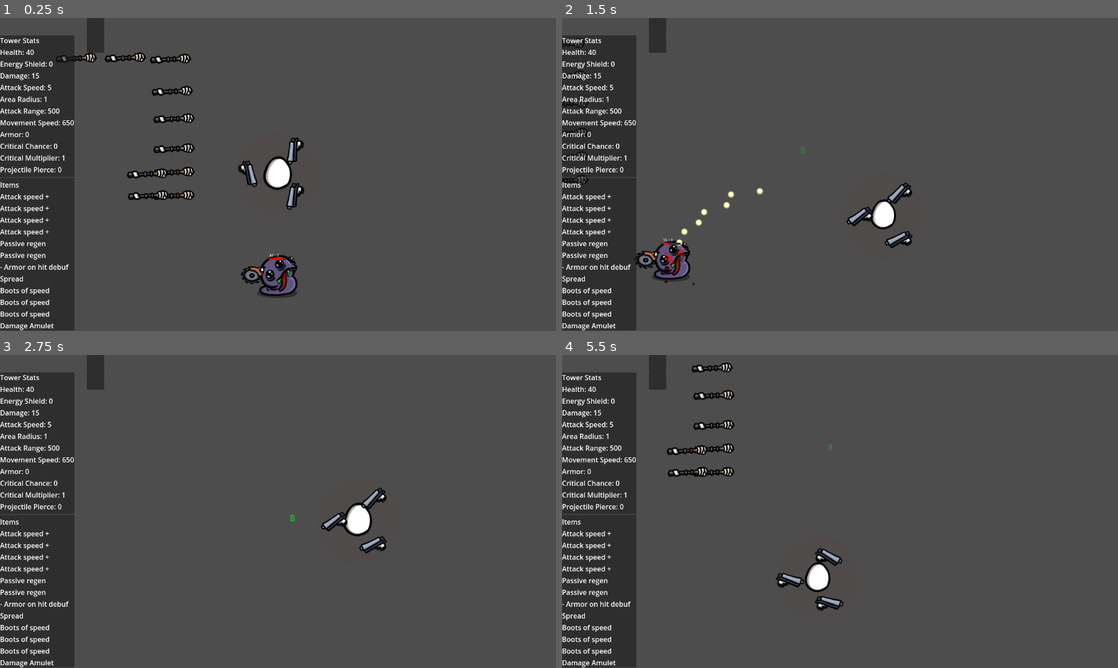
Above: before the commit, frames 1-4 (two rows, left to right).
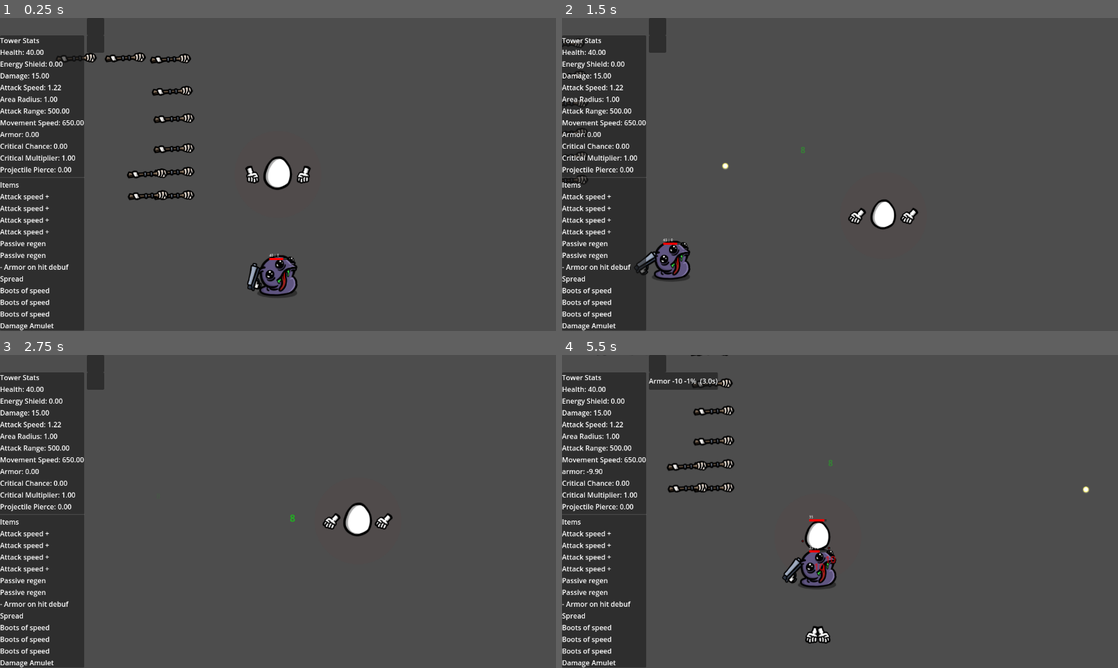
Above: after the commit, the same moments.

Repository: NathanAY/Broriskoftarainto
Game: Godot game, scene res://Scenes/Game.tscn
Same seed, same stepped clock (60 frames per second), same inputs: the game is played once before the commit and once after it.
Inputs (mouse positions are in pixels of both pictures, inside the frame that each line leads up to):
- Up to frame 1 (0.25 s): no input
- Up to frame 2 (1.5 s): tap Enter (ui_accept) at 0.5, 0.77 s; move the mouse to (962, 158) at 0.52 s; hold Right (ui_right) 0.53-1.28 s; click (962, 158) at 0.67 s; move the mouse to (728, 190) at 1.27 s; hold Down (ui_down) from 1.28 s (still down)
- Up to frame 3 (2.75 s): tap Enter (ui_accept) at 1.52 s; move the mouse to (333, 442) at 2.02 s; release Down (ui_down) at 2.03 s; hold Right (ui_right) from 2.03 s (still down)
- Up to frame 4 (5.5 s): move the mouse to (812, 574) at 2.77 s; release Right (ui_right) at 2.78 s; hold Up (ui_up) 2.78-3.53 s; click (812, 574) at 2.92 s; tap Enter (ui_accept) at 3.02, 3.77, 4.52 s; move the mouse to (1006, 558) at 3.52 s; hold Left (ui_left) 3.53-5.03 s; move the mouse to (673, 464) at 4.27 s; move the mouse to (867, 511) at 5.02 s; hold Down (ui_down) from 5.03 s (still down); click (867, 511) at 5.17 s

The runs differ from the first frame. In frame 1, 2.6% of the frame differs, in the area x 5-56%, y 5-100%; in frame 2, 2.7%; in frame 3, 2.4%; in frame 4, 5.7%, in the area x 0-95%, y 0-100%.

Commit message:
Add item factory generator. Fix debuff system

Diff:
--- a/Resources/items/AttackSpeedItem.tres
+++ b/Resources/items/AttackSpeedItem.tres
@@ -8,7 +8,10 @@
 description = "Attack speed des"
 modifiers = {
 "attack_speed": {
-"percent": 0.5
+"percent": 0.05
 }
 }
+effect_scene = Array[PackedScene]([])
+effect_scene_condition = Array[String]([])
+condition_managers = Array[PackedScene]([])
 metadata/_custom_type_script = "uid://bi8j7om4juysb"
--- a/Resources/items/MinusArmorOnHitDebuff.tres
+++ b/Resources/items/MinusArmorOnHitDebuff.tres
@@ -1,6 +1,6 @@
 [gd_resource type="Resource" script_class="Item" load_steps=3 format=3 uid="uid://cy27m8442gyy8"]
 
-[ext_resource type="PackedScene" uid="uid://dqnqyed8sw06x" path="res://Systems/Items/Buffs/Debuff.tscn" id="1_bfuvf"]
+[ext_resource type="PackedScene" uid="uid://dqnqyed8sw06x" path="res://Systems/Items/Buffs/DebuffSource.tscn" id="1_bfuvf"]
 [ext_resource type="Script" uid="uid://bi8j7om4juysb" path="res://Systems/Items/Item.gd" id="2_bcmrw"]
 
 [resource]
--- a/Resources/weapons/Fist.tres
+++ b/Resources/weapons/Fist.tres
@@ -16,7 +16,7 @@
 description = ""
 base_attack_speed = 1.0
 base_damage = 10.0
-range = 400.0
+range = 300.0
 modifiers = {}
 target_selector = ExtResource("3_wkow1")
 sprite = ExtResource("2_wkow1")
--- a/Resources/weapons/Shotgun.tres
+++ b/Resources/weapons/Shotgun.tres
@@ -7,16 +7,17 @@
 
 [resource]
 script = ExtResource("1_st5ot")
-projectile_scene = ExtResource("1_hd58x")
 pellet_count = 5
 spread_angle = 15.0
+projectile_scene = ExtResource("1_hd58x")
 name = "Shotgun"
 description = "Shotgun"
-base_attack_speed = 0.3
+base_attack_speed = 0.5
 base_damage = 5.0
 range = 400.0
 modifiers = {}
 target_selector = ExtResource("3_6lkm0")
 sprite = ExtResource("3_tvr5h")
 sprite_offset = Vector2(0, 0)
+attack_sound = Array[Resource]([])
 metadata/_custom_type_script = "uid://2vl1rp4agc1u"
--- a/Scenes/Game.tscn
+++ b/Scenes/Game.tscn
@@ -1,12 +1,10 @@
-[gd_scene load_steps=19 format=3 uid="uid://d2n8kw8wey5oa"]
+[gd_scene load_steps=17 format=3 uid="uid://d2n8kw8wey5oa"]
 
 [ext_resource type="Script" uid="uid://bqb283ixtcp58" path="res://Scripts/MainScene.gd" id="1_x3xnh"]
 [ext_resource type="Script" uid="uid://db5d37kuor17y" path="res://Scripts/Spawner.gd" id="2_8r6kd"]
-[ext_resource type="Script" uid="uid://ciyukmalwlif7" path="res://Systems/Items/Modifiers/ExplosionModifier.gd" id="3_tfod6"]
+[ext_resource type="PackedScene" uid="uid://itfoa856jd22" path="res://Scenes/SpawnerModifier.tscn" id="3_alh3a"]
 [ext_resource type="Resource" uid="uid://s8a01h7xtfvy" path="res://Resources/items/AttackSpeedItem.tres" id="4_rajel"]
-[ext_resource type="Resource" uid="uid://ccmp8wc205pp3" path="res://Resources/items/ChainProjectile.tres" id="5_vvhu1"]
 [ext_resource type="Resource" uid="uid://mlfohgnnpkph" path="res://Resources/items/ExplosiveShot.tres" id="6_lbihj"]
-[ext_resource type="Resource" uid="uid://c2yumr1hjjhqh" path="res://Resources/items/PlusDamageItem.tres" id="7_raj38"]
 [ext_resource type="Resource" uid="uid://da17oo3ywqp6d" path="res://Resources/items/SpreadShot.tres" id="8_8e0uq"]
 [ext_resource type="PackedScene" uid="uid://dw17weh8b5wc3" path="res://Scenes/Tower.tscn" id="9_i0vto"]
 [ext_resource type="Script" uid="uid://jpi1pvx6vsir" path="res://Scripts/camera_2d.gd" id="10_3jf1l"]
@@ -15,7 +13,7 @@
 [ext_resource type="Resource" uid="uid://yj870a0q32n1" path="res://Resources/items/CritGlass.tres" id="13_iyesh"]
 [ext_resource type="Resource" uid="uid://d28aq4yyk8v4l" path="res://Resources/items/SpreadShotIfStill.tres" id="14_i1pr2"]
 [ext_resource type="PackedScene" uid="uid://nss5i2h1avqj" path="res://Scenes/Enemy.tscn" id="15_4f4ik"]
-[ext_resource type="PackedScene" uid="uid://pv8pdtie8vq5" path="res://ui/TowerUI.tscn" id="16_khs3t"]
+[ext_resource type="PackedScene" uid="uid://pv8pdtie8vq5" path="res://ui/PlayerUI.tscn" id="16_khs3t"]
 [ext_resource type="Script" uid="uid://dw5xjss8pypdi" path="res://ui/interractable/interaction_manager.gd" id="17_0iyqm"]
 [ext_resource type="PackedScene" uid="uid://bo2o0mwe3usc3" path="res://Scenes/PauseMenu.tscn" id="18_jn8rg"]
 
@@ -25,9 +23,7 @@
 [node name="Spawner" type="Node" parent="."]
 script = ExtResource("2_8r6kd")
 
-[node name="ExplositionModifierToEnemyOnDeath" type="Node" parent="Spawner"]
-script = ExtResource("3_tfod6")
-possible_items = Array[Resource]([ExtResource("4_rajel"), ExtResource("5_vvhu1"), ExtResource("6_lbihj"), ExtResource("7_raj38"), ExtResource("8_8e0uq")])
+[node name="SpawnerModifier" parent="Spawner" instance=ExtResource("3_alh3a")]
 
 [node name="Tower" parent="." instance=ExtResource("9_i0vto")]
 
--- /dev/null
+++ b/Scenes/SpawnerModifier.tscn
@@ -0,0 +1,15 @@
+[gd_scene load_steps=8 format=3 uid="uid://itfoa856jd22"]
+
+[ext_resource type="Script" uid="uid://ciyukmalwlif7" path="res://Scripts/spawner_modifier.gd" id="1_0y54c"]
+[ext_resource type="Resource" uid="uid://s8a01h7xtfvy" path="res://Resources/items/AttackSpeedItem.tres" id="2_3cse0"]
+[ext_resource type="Resource" uid="uid://ccmp8wc205pp3" path="res://Resources/items/ChainProjectile.tres" id="3_iuoh2"]
+[ext_resource type="Resource" uid="uid://mlfohgnnpkph" path="res://Resources/items/ExplosiveShot.tres" id="4_yoosm"]
+[ext_resource type="Resource" uid="uid://c2yumr1hjjhqh" path="res://Resources/items/PlusDamageItem.tres" id="5_64tx6"]
+[ext_resource type="Resource" uid="uid://da17oo3ywqp6d" path="res://Resources/items/SpreadShot.tres" id="6_afbbl"]
+[ext_resource type="PackedScene" uid="uid://bmqxtyoaqbpks" path="res://Systems/Items/ItemFactory.tscn" id="7_3cse0"]
+
+[node name="SpawnerModifier" type="Node"]
+script = ExtResource("1_0y54c")
+possible_items = Array[Resource]([ExtResource("2_3cse0"), ExtResource("3_iuoh2"), ExtResource("4_yoosm"), ExtResource("5_64tx6"), ExtResource("6_afbbl")])
+
+[node name="ItemFactory" parent="." instance=ExtResource("7_3cse0")]
--- a/Scripts/Enemy.gd
+++ b/Scripts/Enemy.gd
@@ -16,8 +16,8 @@
     add_to_group("damageable")
     #$WeaponHolder.add_weapon(load("res://Resources/weapons/Pistol.tres"))
     #$WeaponHolder.add_weapon(load("res://Resources/weapons/Pistol.tres"))
-    #$WeaponHolder.add_weapon(load("res://Resources/weapons/Pistol.tres"))
-    $WeaponHolder.add_weapon(load("res://Resources/weapons/Knife.tres"))
+    $WeaponHolder.add_weapon(load("res://Resources/weapons/Pistol.tres"))
+    #$WeaponHolder.add_weapon(load("res://Resources/weapons/Knife.tres"))
     #$WeaponHolder.add_weapon(load("res://Resources/weapons/Pistol.tres"))
     item_holder.add_item(load("res://Resources/items/BootsOfSpeed.tres"))
     #item_holder.add_item(load("res://Resources/items/RegenPassive.tres"))
--- a/Systems/Items/Modifiers/ExplosionModifier.gd
+++ b/Scripts/spawner_modifier.gd
@@ -1,28 +1,29 @@
-# ExplosionModifier.gd
+#spawner_modifier.gd
 extends Node
 
 @export var explosion_scene = preload("res://Scenes/Explosion.tscn")
 @export var pickup_scene: PackedScene = preload("res://Systems/Items/ItemPickup.tscn")
 @export var possible_items: Array[Resource] = []
+@onready var itemFactory: ItemFactory = $ItemFactory
 
 var randomGenerator = RandomNumberGenerator.new()
 
 func attach_to_enemy(entity: Node):
     #print("ExplosionModifier attach_to_enemy")
     #enemy.connect("enemy_died", Callable(self, "_on_enemy_died"))
-    var health: Node = entity.get_node_or_null("Health")
+    var health: Health = entity.get_node_or_null("Health")
     if health and health.event_manager:
-        health.event_manager.subscribe("on_death", Callable(self, "explode"))
+        health.event_manager.subscribe("on_death", Callable(self, "attach_effects"))
     else:
         push_warning("ExplosionModifier: Entity has no Health or EventManager!")
 
-func explode(enemy: Node):
+func attach_effects(event: Dictionary):
     if explosion_scene == null:
         push_warning("ExplosionModifier: explosion_scene not assigned!")
         return
     # Use deferred spawn to avoid physics flushing error
-    call_deferred("_spawn_explosion", enemy.global_position)
-    call_deferred("_spawn_item", enemy.global_position)
+    call_deferred("_spawn_explosion", event.get("self").global_position)
+    call_deferred("_spawn_item", event.get("self").global_position)
 
 func _spawn_explosion(position: Vector2):
     var explosion = explosion_scene.instantiate()
@@ -30,10 +31,21 @@
     get_tree().current_scene.add_child(explosion)
 
 func _spawn_item(position: Vector2):
-    if (randomGenerator.randfn() < 0.1):
+    # Item drop chance 99%
+    if randf() > 0.99:
         return
-    var random_item: Resource = possible_items[randi() % possible_items.size()]
+
+    var item = itemFactory.generate_random_item()
+    if not item:
+        return
+
     var pickup = pickup_scene.instantiate()
     pickup.global_position = position
-    pickup.item = random_item
-    get_tree().current_scene.get_node("Nodes").get_node("pickups").add_child(pickup)
+    pickup.item = item
+    get_tree().current_scene.get_node("Nodes/pickups").add_child(pickup)
+
+    #var random_item: Resource = possible_items[randi() % possible_items.size()]
+    #var pickup = pickup_scene.instantiate()
+    #pickup.global_position = position
+    #pickup.item = random_item
+    #get_tree().current_scene.get_node("Nodes").get_node("pickups").add_child(pickup)
--- a/Scripts/tower.gd
+++ b/Scripts/tower.gd
@@ -25,13 +25,13 @@
     var items = GlobalGameState.starting_items
     for item_path in items:
         $ItemHolder.add_item(load(item_path))
-    #$WeaponHolder.add_weapon(load("res://Resources/weapons/Fist.tres"))
-    #$WeaponHolder.add_weapon(load("res://Resources/weapons/Fist.tres"))
+    $WeaponHolder.add_weapon(load("res://Resources/weapons/Fist.tres"))
+    $WeaponHolder.add_weapon(load("res://Resources/weapons/Fist.tres"))
     #$WeaponHolder.add_weapon(load("res://Resources/weapons/Knife.tres"))
     #$WeaponHolder.add_weapon(load("res://Resources/weapons/Knife.tres"))
-    $WeaponHolder.add_weapon(load("res://Resources/weapons/Pistol.tres"))
-    $WeaponHolder.add_weapon(load("res://Resources/weapons/Pistol.tres"))
-    $WeaponHolder.add_weapon(load("res://Resources/weapons/Shotgun.tres"))
+    #$WeaponHolder.add_weapon(load("res://Resources/weapons/Pistol.tres"))
+    #$WeaponHolder.add_weapon(load("res://Resources/weapons/Pistol.tres"))
+    #$WeaponHolder.add_weapon(load("res://Resources/weapons/Shotgun.tres"))
     #$WeaponHolder.add_weapon(load("res://Resources/weapons/Shotgun.tres"))
     $ItemHolder.add_item(load("res://Resources/items/AttackSpeedItem.tres"))
     $ItemHolder.add_item(load("res://Resources/items/AttackSpeedItem.tres"))
--- a/Systems/Items/Buffs/Debuff.tscn
+++ /dev/null
@@ -1,6 +0,0 @@
-[gd_scene load_steps=2 format=3 uid="uid://dqnqyed8sw06x"]
-
-[ext_resource type="Script" uid="uid://p5qcfy2gbne3" path="res://Systems/Items/Buffs/debuff.gd" id="1_otpib"]
-
-[node name="Debuff" type="Node"]
-script = ExtResource("1_otpib")
--- /dev/null
+++ b/Systems/Items/Buffs/DebuffInstance.tscn
@@ -0,0 +1,6 @@
+[gd_scene load_steps=2 format=3 uid="uid://c26p1lsr3te1f"]
+
+[ext_resource type="Script" uid="uid://bhjygmp3vucfp" path="res://Systems/Items/Buffs/debuff_instance.gd" id="1_e48ty"]
+
+[node name="DebuffInstance" type="Node"]
+script = ExtResource("1_e48ty")
--- /dev/null
+++ b/Systems/Items/Buffs/DebuffSource.tscn
@@ -0,0 +1,6 @@
+[gd_scene load_steps=2 format=3 uid="uid://dqnqyed8sw06x"]
+
+[ext_resource type="Script" uid="uid://p5qcfy2gbne3" path="res://Systems/Items/Buffs/debuff_source.gd" id="1_efxr1"]
+
+[node name="DebuffSource" type="Node"]
+script = ExtResource("1_efxr1")
--- a/Systems/Items/Buffs/debuff.gd
+++ /dev/null
@@ -1,58 +0,0 @@
-# Debuff.gd
-extends Node
-class_name Debuff
-
-@export var trigger_event: String = "after_deal_damage"    # event name to listen for
-@export var duration: float = 3.0               # how long buff lasts
-@export var modifiers: Dictionary = {           # stat changes
-    "armor": {"flat": -10, "percent": -0.01}
-}
-
-var holder: Node = null
-var holder_em: EventManager = null
-
-var target: Node = null
-var target_stats: Stats = null
-var target_em: EventManager = null
-
-func _ready():
-    holder = get_parent().hold_owner
-    if not holder:
-        push_warning("Debuff has no parent/holder!")
-        return
-
-    holder_em = holder.get_node_or_null("EventManager")
-
-    # Subscribe to the trigger event
-    holder_em.subscribe(trigger_event, Callable(self, "_on_trigger"))
-
-func _on_trigger(event: Dictionary):
-    var ctx: DamageContext = event["damage_context"]
-    target = ctx.target
-    target_stats = target.get_node_or_null("Stats")
-    target_em = target.get_node_or_null("EventManager")
-    if not target_stats:
-        return
-
-    # Apply debuff
-    target_stats.add_modifier(modifiers)
-
-    # Emit event so UI/logic can react
-    var id: int = randi()
-    target_em.emit_event("on_debuff_added", [{"debuff": self, "holder": holder, "target": target, "id": id}])
-
-
-    # Setup timer to remove after duration
-    var t := Timer.new()
-    t.wait_time = duration
-    t.one_shot = true
-    t.timeout.connect(_on_expire.bind(t, id))
-    add_child(t)
-    t.start()
-
-func _on_expire(t: Timer, id: int):
-    if target_stats:
-        target_stats.remove_modifier(modifiers)
-    if target_em:
-        target_em.emit_event("on_debuff_removed", [{"debuff": self, "holder": holder, "target": target, "id": id}])
-    t.queue_free()
--- /dev/null
+++ b/Systems/Items/Buffs/debuff_instance.gd
@@ -0,0 +1,43 @@
+# This node lives on the target, not the enemy
+class_name Debuff
+extends Node
+
+var holder: Node
+var target: Node
+var target_stats: Stats
+var target_em: EventManager
+var modifiers: Dictionary
+var duration: float
+
+func setup(holder: Node, target: Node, mod: Dictionary, duration: float):
+    self.holder = holder
+    self.target = target
+    self.target_stats = target.get_node_or_null("Stats")
+    self.target_em = target.get_node_or_null("EventManager")
+    self.duration = duration
+
+    # Apply unique modifier copy
+    modifiers = {}
+    for k in mod.keys():
+        modifiers[k] = mod[k].duplicate(true)
+    if target_stats:
+        target_stats.add_modifier(modifiers)
+
+    # Timer lives inside this instance
+    var t := Timer.new()
+    t.wait_time = duration
+    t.one_shot = true
+    t.timeout.connect(_on_expire)
+    target.add_child(t)
+    t.start()
+
+func _on_expire():
+    if target_stats:
+        target_stats.remove_modifier(modifiers)
+    if target_em:
+        target_em.emit_event("on_debuff_removed", [{
+            "debuff": self,
+            "holder": holder,
+            "target": target
+        }])
+    queue_free()
--- /dev/null
+++ b/Systems/Items/Buffs/debuff_source.gd
@@ -0,0 +1,36 @@
+# Enemy has this
+class_name DebuffSource
+extends Node
+
+@export var trigger_event: String = "after_deal_damage"
+@export var duration: float = 3.0
+@export var modifiers: Dictionary = { "armor": {"flat": -10, "percent": -0.01} }
+
+var holder: Node
+var holder_em: EventManager
+
+func _ready():
+    holder = get_parent().hold_owner
+    if not holder: return
+    holder_em = holder.get_node_or_null("EventManager")
+    if holder_em:
+        holder_em.subscribe(trigger_event, Callable(self, "_on_trigger"))
+
+func _on_trigger(event: Dictionary):
+    var ctx: DamageContext = event["damage_context"]
+    var target = ctx.target
+    var target_em = target.get_node_or_null("EventManager")
+    var target_stats = target.get_node_or_null("Stats")
+    if not target_stats: return
+
+    # Spawn an instance on target
+    var debuff_instance := Debuff.new()
+    debuff_instance.setup(holder, target, modifiers, duration)
+    target.add_child(debuff_instance)
+
+    if target_em:
+        target_em.emit_event("on_debuff_added", [{
+            "debuff": debuff_instance,
+            "holder": holder,
+            "target": target
+        }])
--- /dev/null
+++ b/Systems/Items/ItemFactory.tscn
@@ -0,0 +1,9 @@
+[gd_scene load_steps=3 format=3 uid="uid://bmqxtyoaqbpks"]
+
+[ext_resource type="Script" uid="uid://m737p1p072xd" path="res://Systems/Items/item_factory.gd" id="1_oy5ie"]
+[ext_resource type="PackedScene" uid="uid://dst2hov333sk2" path="res://Systems/stats/Stats.tscn" id="2_3k162"]
+
+[node name="ItemFactory" type="Node"]
+script = ExtResource("1_oy5ie")
+
+[node name="Stats" parent="." instance=ExtResource("2_3k162")]
--- /dev/null
+++ b/Systems/Items/item_factory.gd
@@ -0,0 +1,48 @@
+# item_factory.gd
+extends Node
+class_name ItemFactory
+
+var rng := RandomNumberGenerator.new()
+
+@onready var stats: Stats = $Stats
+
+# pass in a Stats instance (so we can use its current values)
+func generate_random_item() -> Item:
+    var stat_names = stats.stats.keys()
+    if stat_names.is_empty():
+        return null
+
+    var chosen_stat = stat_names[rng.randi_range(0, stat_names.size() - 1)]
+    var base_value = stats.stats[chosen_stat]
+
+    var item := Item.new()
+    item.name = _generate_item_name(chosen_stat)
+
+    var value = {}
+    # Percent-based stats (multiplicative scaling)
+    if chosen_stat in ["attack_speed", "area_radius", "critical_multiplier"]:
+        var flat_increase = rng.randf_range(0.05, 0.1) # 5–10%
+        value["flat"] = float("%.2f" % [flat_increase])
+
+    # Flat numeric stats
+    elif base_value > 0:
+        var flat_increase = base_value * rng.randf_range(0.05, 0.1) # 5–10% of base
+        value["flat"] = float("%.2f" % [flat_increase])
+
+    # Zero-based stats (e.g. armor, pierce, crit chance)
+    else:
+        value["flat"] = 1
+
+    item.description = "Increases %s for %s" % [chosen_stat, value]
+    item.modifiers[chosen_stat] = value
+    return item
+
+func _generate_item_name(stat: String) -> String:
+    match stat:
+        "health": return "Potion of Vitality"
+        "movement_speed": return "Boots of Swiftness"
+        "damage": return "Amulet of Power"
+        "attack_speed": return "Gloves of Haste"
+        "armor": return "Iron Skin"
+        "critical_chance": return "Lucky Charm"
+        _: return "Mystic " + stat.capitalize() + " Plus"
--- a/Systems/stats/stats.gd
+++ b/Systems/stats/stats.gd
@@ -7,7 +7,7 @@
 # Base stats
 @export var stats := {
     "health": 40.0,
-    "energy_shield": 0.0,
+    "energy_shield": 0,
     "damage": 10.0,
     "attack_speed": 1.0,
     "area_radius": 1.0,
--- a/ui/TowerUI.tscn
+++ b/ui/PlayerUI.tscn
@@ -1,6 +1,6 @@
 [gd_scene load_steps=3 format=3 uid="uid://pv8pdtie8vq5"]
 
-[ext_resource type="Script" uid="uid://cfoaow3ldbe7n" path="res://ui/tower_ui.gd" id="1_fosbm"]
+[ext_resource type="Script" uid="uid://cfoaow3ldbe7n" path="res://ui/player_ui.gd" id="1_fosbm"]
 [ext_resource type="PackedScene" uid="uid://byaxfk2256h15" path="res://ui/BuffUi.tscn" id="2_h3d8y"]
 
 [node name="TowerUi" type="Control"]
--- a/ui/tower_ui.gd
+++ b/ui/player_ui.gd
@@ -59,7 +59,7 @@
         var name_label = str(stat_name).capitalize()
 
         var val = stats_node.get_stat(stat_name)
-        value_label.text = str(name_label, ": ", int(val))
+        value_label.text = "%s: %.2f" % [name_label, val]
         value_label.name = "value_" + str(stat_name)
         stats_container.add_child(value_label)
 
@@ -71,7 +71,7 @@
     var new_value: float = event["final_value"]
     var lbl = value_labels.get(stat_name, null)
     if lbl:
-        lbl.text = str(str(stat_name).capitalize(), ": ", int(new_value))
+        lbl.text = "%s: %.2f" % [stat_name, new_value]
     else:
         # new stat not present in UI — rebuild full list
         _update_stats()
Renamed: Systems/Items/Modifiers/ExplosionModifier.gd.uid -> Scripts/spawner_modifier.gd.uid
Not shown, added: Systems/Items/Buffs/debuff_instance.gd.uid
Renamed: Systems/Items/Buffs/debuff.gd.uid -> Systems/Items/Buffs/debuff_source.gd.uid
Not shown, added: Systems/Items/item_factory.gd.uid
Renamed: ui/tower_ui.gd.uid -> ui/player_ui.gd.uid
